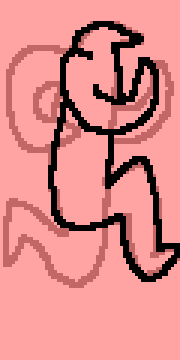
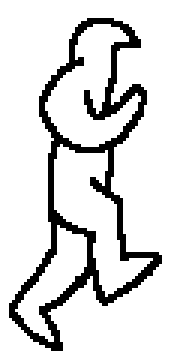
The second (180, 360) image is a revision of the first. Changes to its layers:
removed group "Groupe 2" (3 layers) over (0, 0, 180, 360)
removed layer "Calque 30" from group "Groupe 2" over (48, 21, 180, 282)
removed layer "Fond 1" (was 76%) from group "Groupe 2" over (0, 0, 180, 360)
removed layer "Calque 29" from group "Groupe 2" over (3, 21, 180, 288)
added layer "Image 4" above "Image 3" over (9, 18, 162, 351)
